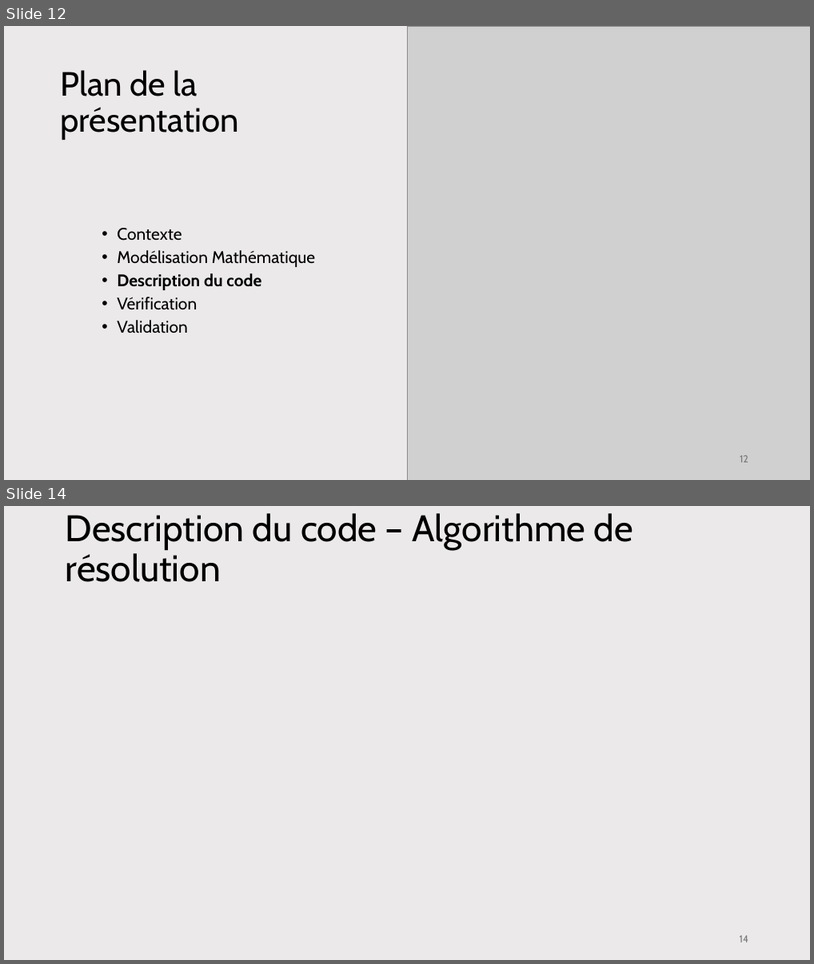
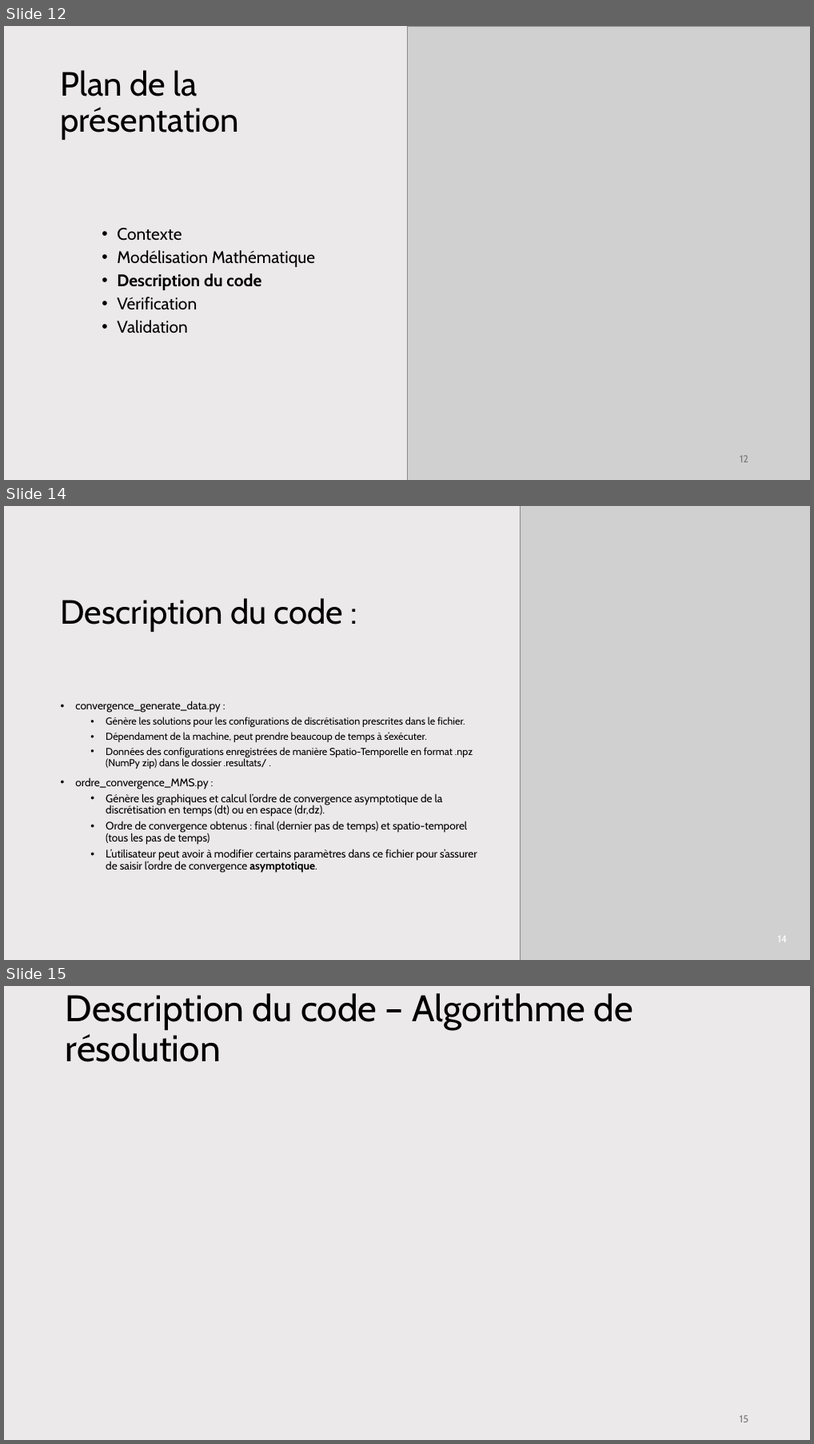
Before and after one commit to antoine-pt/MEC8211, a slide deck: projet_final/projet_final/MEC8211-Projet-final-Presentation.pptx. Shown one above the other, each under a label of ours: slides 12 and 14 before the commit, slides 12, 14 and 15 after it; the slides between them are not shown. The pictures are 814x964 and 814x1444 pixels, drawn with LibreOffice and Linux fonts; fonts in the diff are those of the drawing; grey boxes stand for pictures. Boxes give left, top, right and bottom in pixels: in the first picture for what was removed or moved away, otherwise in the second. Text is boxed around its words. In the diff, an @@ line names an element or a change of style, - is before the commit and + after.

Commit message:
pwp: ajout de détails sur la description du code

```diff
--- a/projet_final/projet_final/MEC8211-Projet-final-Presentation.pptx
+++ b/projet_final/projet_final/MEC8211-Projet-final-Presentation.pptx
@@ slide 14 added at <box>4,506,810,960</box>, background #EBE9E9 @@
@@ picture added at <box>520,506,810,960</box> @@
@@ title added at <box>61,598,344,632</box>, 40 pt, text #000000 @@
+Description du code :
@@ text added at <box>75,700,478,872</box>, 13 pt, text #000000 @@
+• convergence_generate_data.py :
+  • Génère les solutions pour les configurations de discrétisation prescrites dans le fichier.
+  • Dépendament de la machine, peut prendre beaucoup de temps à s’exécuter.
+  • Données des configurations enregistrées de manière Spatio-Temporelle en format .npz (NumPy zip) dans le dossier .resultats/ .
+• ordre_convergence_MMS.py :
+  • Génère les graphiques et calcul l’ordre de convergence asymptotique de la discrétisation en temps (dt) ou en espace (dr,dz).
+  • Ordre de convergence obtenus : final (dernier pas de temps) et spatio-temporel (tous les pas de temps)
+  • L’utilisateur peut avoir à modifier certains paramètres dans ce fichier pour s’assurer de saisir l’ordre de convergence asymptotique.
@@ page number added at <box>778,936,787,942</box>, 12 pt, text #FFFFFF @@
+14
@@ what was slide 14 is now slide 15 @@
@@ page number at <box>740,1415,749,1422</box>: text changed @@
-14
+15
```
Also in this commit, not shown: 2 slides changed.
